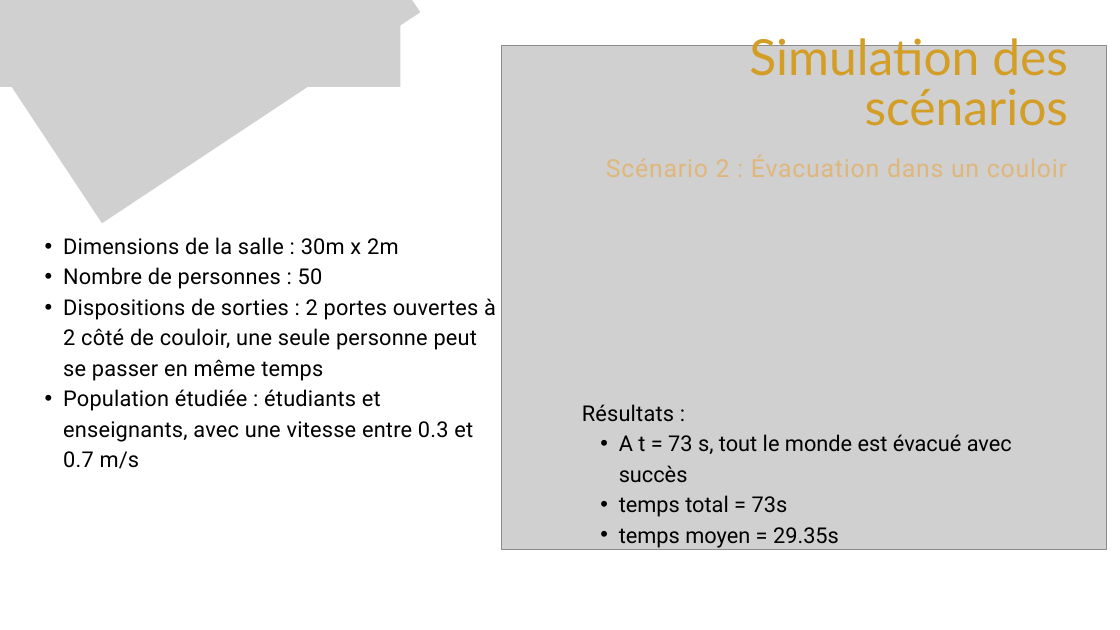
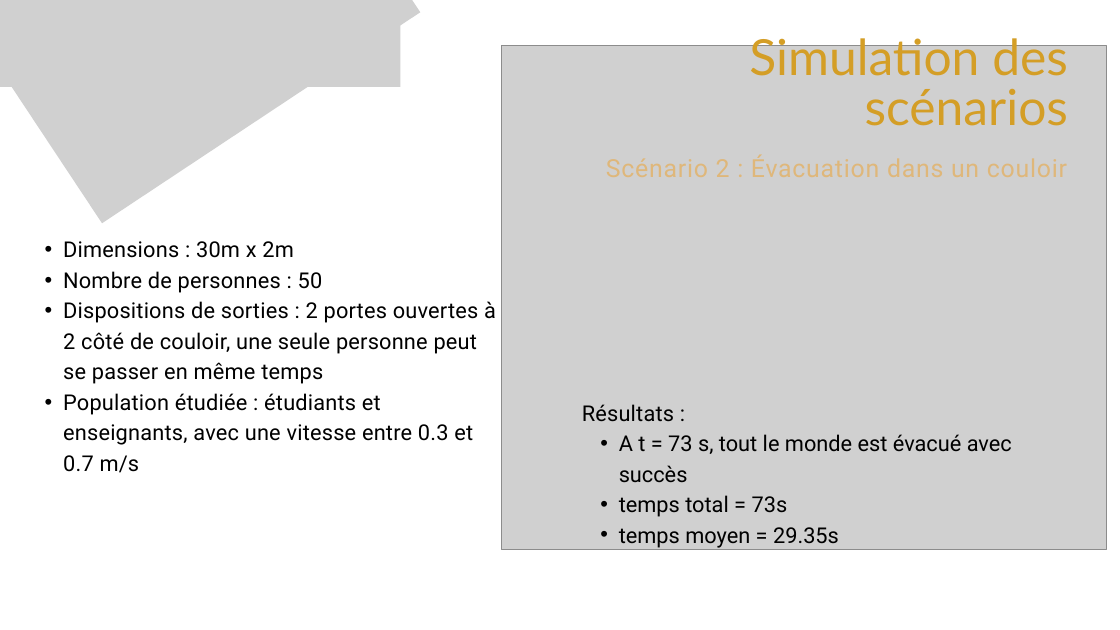
Before and after one commit to are-dynamic-2024-g5/g3, a slide deck: slide 13 of Modélisation de l'évacuation.pptx. Drawn at 1120x630 pixels with LibreOffice and Linux fonts; fonts in the diff are those of the drawing; grey boxes stand for pictures. Boxes give left, top, right and bottom in pixels: in the first picture for what was removed or moved away, otherwise in the second. Text is boxed around its words. In the diff, an @@ line names an element or a change of style, - is before the commit and + after.

```diff
--- a/Modélisation de l'évacuation.pptx
+++ b/Modélisation de l'évacuation.pptx
@@ text at (63, 241, 294, 258): text changed @@
-  • Dimensions de la salle : 30m x 2m
+  • Dimensions : 30m x 2m
```
Also in this commit, not shown: 2 other slides changed, 1 other file.
